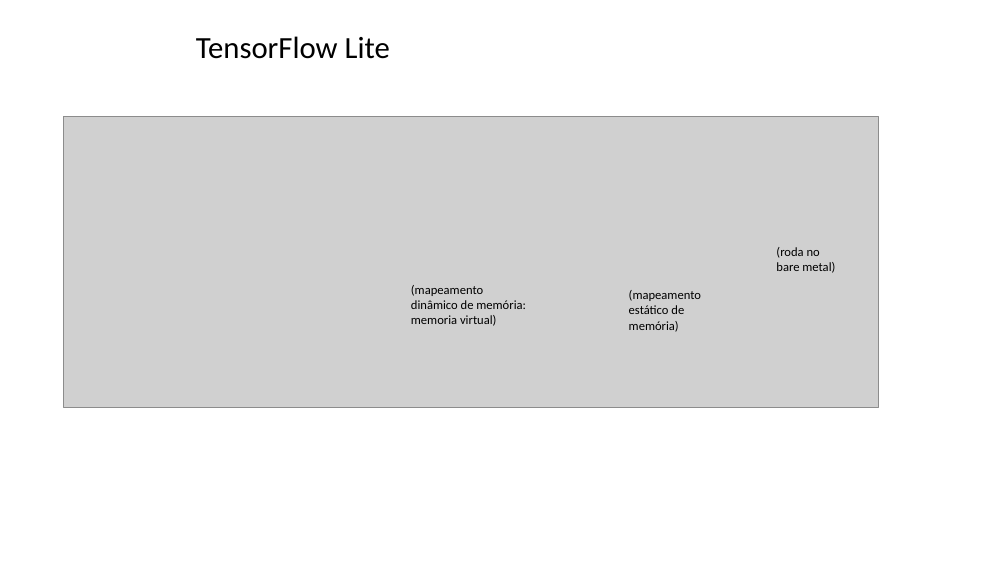
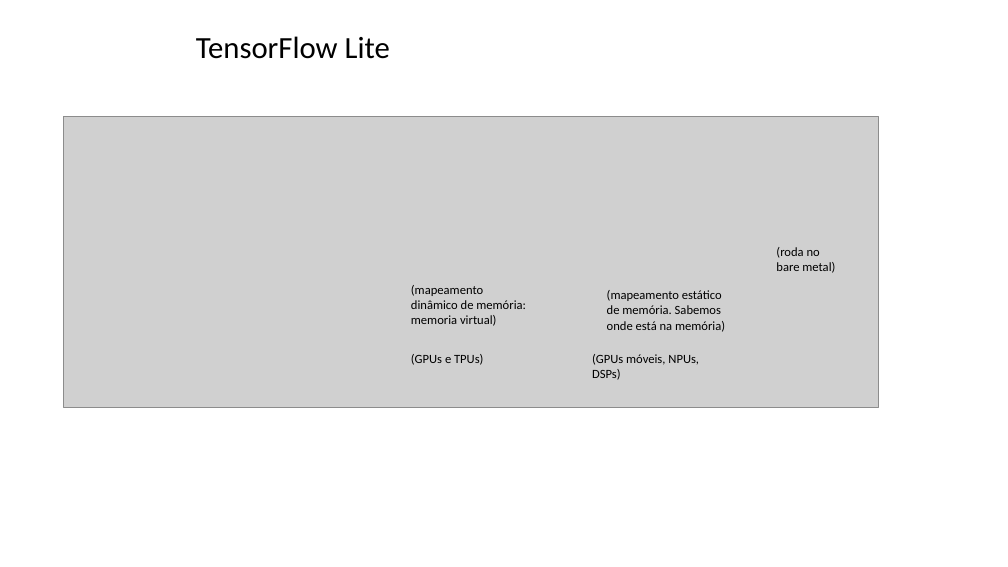
Before and after one commit to zz4fap/tp557-iot-ml, a slide deck: slide 20 of slides/TP557_14_introducao_tensorflowlite.pptx. Drawn at 1008x567 pixels with LibreOffice and Linux fonts; fonts in the diff are those of the drawing; grey boxes stand for pictures; background and template pictures are left out. Boxes give left, top, right and bottom in pixels: in the first picture for what was removed or moved away, otherwise in the second. Text is boxed around its words. In the diff, an @@ line names an element or a change of style, - is before the commit and + after.

```diff
--- a/slides/TP557_14_introducao_tensorflowlite.pptx
+++ b/slides/TP557_14_introducao_tensorflowlite.pptx
@@ text at [607, 290, 725, 332]: text changed @@
-(mapeamento estático de memória)
+(mapeamento estático de memória. Sabemos onde está na memória)
@@ text added at [411, 354, 483, 365], 12 pt, text #000000 @@
+(GPUs e TPUs)
@@ text added at [592, 354, 699, 380], 12 pt, text #000000 @@
+(GPUs móveis, NPUs, DSPs)
```
Also in this commit, not shown: 3 other slides changed.
